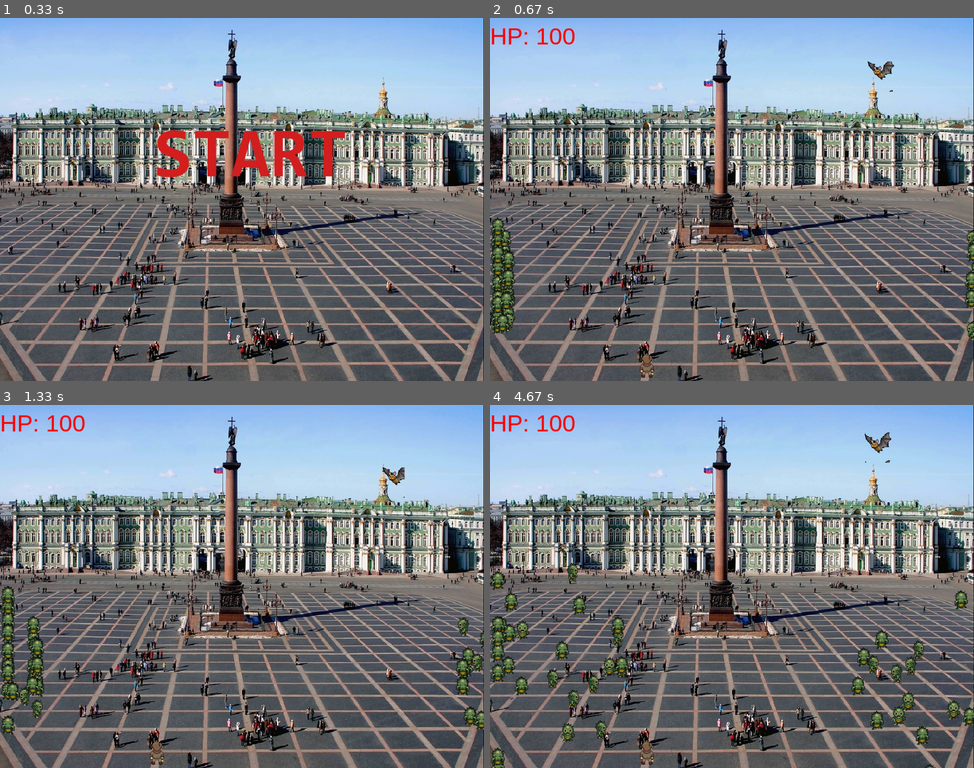
Above: before the commit, frames 1-4 (two rows, left to right).
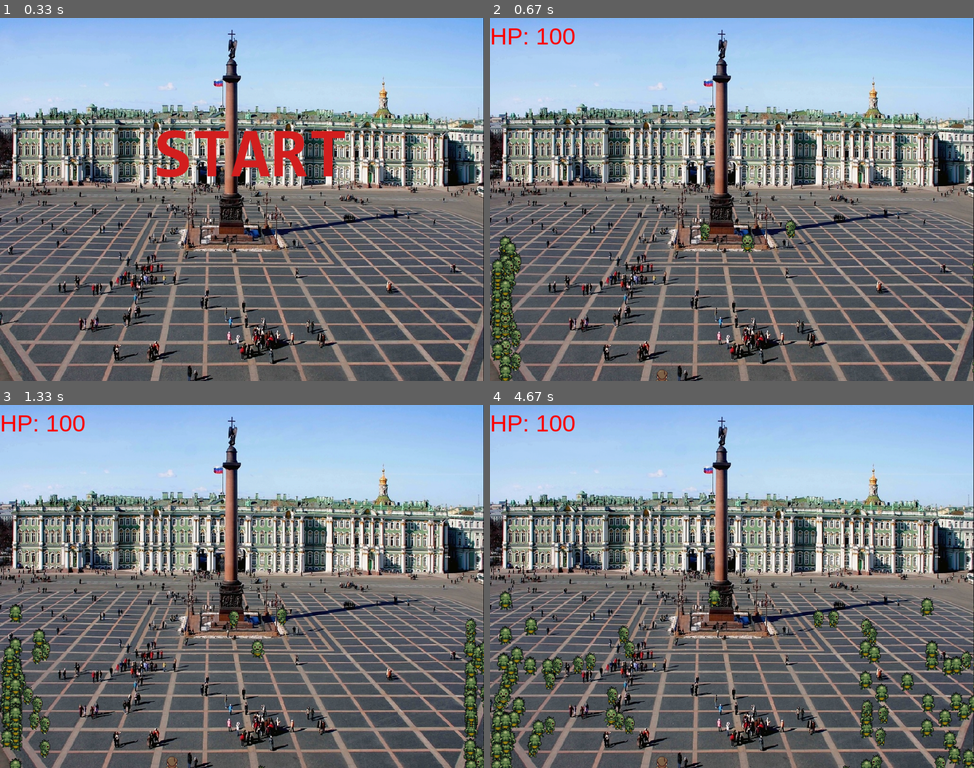
Above: after the commit, the same moments.

Repository: livington/PetersburgVampires
Game: pygame game, started from main.py
Two runs of this game, one before a commit and one after it. Both use one fixed random seed, a clock stepped at 60 frames per second and the inputs below.
Inputs:
- Up to frame 1 (0.33 s): no input
- Up to frame 2 (0.67 s): tap Keypad Enter at 0.33 s
- Up to frame 3 (1.33 s): no input
- Up to frame 4 (4.67 s): no input

Frame 1 is identical in both runs. In frame 2, 2.7% of the frame differs, in the area x 0-100%, y 11-100%; in frame 3, 4.7%; in frame 4, 9.0%, in the area x 0-100%, y 7-100%.

Commit message:
a lot of changes including Regular Net for processing of reactions

Diff:
--- a/Constants.py
+++ b/Constants.py
@@ -5,6 +5,7 @@
 
 SCREEN_WIDTH_np = np.array([SCREEN_WIDTH, 0])
 SCREEN_HEIGHT_np = np.array([0, SCREEN_HEIGHT])
+
 
 UP = 0
 DOWN = 1
@@ -48,7 +49,10 @@
 VAMPIRE_SIZE = [64, 64]
 ZOMBIE_SIZE = [32, 64]
 
-ZOMBIES_AMOUNT = 50
+ZOMBIES_AMOUNT = 100
+
+GRID_WIDTH = int(SCREEN_WIDTH/ZOMBIE_SIZE[X]*2)
+GRID_HEIGHT = int(SCREEN_HEIGHT/ZOMBIE_SIZE[X]*2)
 
 PLAYER_SPEED = 5
 VAMPIRE_SPEED = 2
--- a/Persons.py
+++ b/Persons.py
@@ -24,15 +24,14 @@
         self.MP = MAX_MP
         self.state = ALIVE
         self.speed = speed
-        # self.direction = random.choice([LEFT, RIGHT, UP, DOWN])
-        # self.position = start_position
         self.game_zone = game_zone
         self.images = []
         self.animation = {'view': 0, 'count': 0}
         self.image_size = image_size
         """test NumPy"""
         self.direction_np = random.choice([LEFT_np, RIGHT_np, UP_np, DOWN_np])
-        self.position_np = np.array([start_position[X], start_position[Y]])
+        self.position_np = np.array([start_position[X] + image_size[X] / 2,
+                                     start_position[Y] + image_size[Y] / 2])
         """test view zone"""
         self.visible_objects = None
         self.input_msg = deque()
@@ -173,7 +172,8 @@
     и установил дефолтные значения для изображения
     """
 
-    def __init__(self, damage=0.05,
+    def __init__(self,
+                 damage=0.05,
                  image_path=BAT_PNG_PATH,
                  image_size=VAMPIRE_SIZE,
                  speed=VAMPIRE_SPEED,
@@ -230,31 +230,32 @@
             Enemy.motions(self)
 
     def reaction(self):
-        """Get a reaction depending of a type of visible object"""
+        """Get a depending reaction of a type of visible object"""
 
         if type(self.visible_objects) is Player:
-            vec_distance = self.visible_objects.position_np - (self.position_np - 5)
-            vec_enemy_view = np.dot(vec_distance, self.direction_np)
-            """if Zombie see Player it will be move and won't change his direction"""
-            if vec_enemy_view > 0 and norm(vec_distance, 2) <= self.catch:
-                self.state = CATCH
-            # If zombie doesn't see Player it will turn to player
-            elif self.damage_zone < norm(vec_distance, 2) <= self.catch:  # a trying to turn right
-                temp = np.dot(self.direction_np.T, MTX_TURN_RIGHT)
-                if np.dot(temp, self.visible_objects.position_np - self.position_np) > 0:
-                    # if it ok we will save temp to enemy's direction
-                    self.direction_np = temp
-                else:
-                    self.direction_np = -1 * temp  # either turn to left
-            # if player are in damage zone Zombie will attack him
-            elif norm(vec_distance, 2) < self.damage_zone:
-                self.punch(self.visible_objects)
-            # pass
+            # vec_distance = self.visible_objects.position_np - (self.position_np - 5)
+            # vec_enemy_view = np.dot(vec_distance, self.direction_np)
+            # """if Zombie see Player it will be move and won't change his direction"""
+            # if vec_enemy_view > 0 and norm(vec_distance, 2) <= self.catch:
+            #     self.state = CATCH
+            # # If zombie doesn't see Player it will turn to player
+            # elif self.damage_zone < norm(vec_distance, 2) <= self.catch:  # a trying to turn right
+            #     temp = np.dot(self.direction_np.T, MTX_TURN_RIGHT)
+            #     if np.dot(temp, self.visible_objects.position_np - self.position_np) > 0:
+            #         # if it ok we will save temp to enemy's direction
+            #         self.direction_np = temp
+            #     else:
+            #         self.direction_np = -1 * temp  # either turn to left
+            # # if player are in damage zone Zombie will attack him
+            # if norm(vec_distance, 2) < self.damage_zone:
+            #     self.punch(self.visible_objects)
+            #     self.state = CATCH
+            pass
         elif type(self.visible_objects) is Zombie and self.state is not CATCH:
             vec_distance = self.visible_objects.position_np - self.position_np
             vec_enemy_view = np.dot(vec_distance, self.direction_np)
             """if Zombie see Player it will be move and won't change his direction"""
-            if vec_enemy_view > 0 and norm(vec_distance, 2) <= 5:
+            if vec_enemy_view > 0 and norm(vec_distance, 2) <= 15:
                 self.direction_np = -1 * self.direction_np
                 self.visible_objects.direction_np = -1 * self.visible_objects.direction_np
             self.state = MOVE
--- a/lib.py
+++ b/lib.py
@@ -54,3 +54,7 @@
         main.visible_objects = sub
     else:
         main.visible_objects = None
+
+
+def by_position_x_get_key(obj):
+    return obj.position_np[X]
--- a/main.py
+++ b/main.py
@@ -60,12 +60,31 @@
     def add_enemies(self):
         """add all enemies"""
 
-        for i in range(1):
-            self.all_objects.append(Bat(start_position=[random.randint(0, SCREEN_WIDTH), random.randint(0, 200)]))
+        # for i in range(1):
+        #     self.all_objects.append(Bat(start_position=[random.randint(0, SCREEN_WIDTH), random.randint(0, 200)]))
         """adding zombies, half to left side and half to other"""
         for i in range(ZOMBIES_AMOUNT):
-            self.all_objects.append(Zombie(name="zombie " + str(i), start_position=[SCREEN_WIDTH*int(i > ZOMBIES_AMOUNT / 2),
-                                                       random.randint(400, 700)]))
+            self.all_objects.append(Zombie(name="zombie " + str(i),
+                                           start_position=[SCREEN_WIDTH*int(i > ZOMBIES_AMOUNT / 2),
+                                           random.randint(400, 700)]))
+
+        """add 2 zombies to test a change direction algorithm"""
+        zombie_left = Zombie(name="zombie1 ", start_position=[400, SCREEN_HEIGHT / 2])
+        zombie_left.direction_np = RIGHT_np
+        self.all_objects.append(zombie_left)
+
+        zombie_right = Zombie(name="zombie1 ", start_position=[SCREEN_WIDTH-400, SCREEN_HEIGHT / 2])
+        zombie_right.direction_np = LEFT_np
+        self.all_objects.append(zombie_right)
+
+        zombie_up = Zombie(name="zombie1 ", start_position=[SCREEN_WIDTH/2, SCREEN_HEIGHT/2])
+        zombie_up.direction_np = DOWN_np
+        self.all_objects.append(zombie_up)
+
+        zombie_down = Zombie(name="zombie1 ", start_position=[SCREEN_WIDTH/2, SCREEN_HEIGHT])
+        zombie_down.direction_np = UP_np
+        self.all_objects.append(zombie_down)
+
         # self.all_objects.extend(self.enemies)
 
     """check all objects"""
@@ -95,12 +114,57 @@
                         self.player.HP = MAX_HP
                         self.all_objects.append(self.player)
                         self.add_enemies()
-                    for main_obj in self.all_objects:
-                        for sub_obj in self.all_objects:
-                            if main_obj is not sub_obj:
-                                main_obj.get_visible_obj(sub_obj)
-                                main_obj.reaction()
-                        main_obj.motions()
+
+                    """push grid"""
+                    grid = {}
+                    for obj in self.all_objects:
+                        x = int(obj.position_np[X]/ZOMBIE_SIZE[X]*2)
+                        y = int(obj.position_np[Y]/ZOMBIE_SIZE[X]*2)
+
+                        grid[x*y] = obj
+
+                    """check position in grid"""
+                    for obj in self.all_objects:
+                        x = int(obj.position_np[X] / ZOMBIE_SIZE[X] * 2)
+                        y = int(obj.position_np[Y] / ZOMBIE_SIZE[X] * 2)
+
+                        # for i in range(-1, 2):
+                        #     for j in range(-1, 2):
+                        #         if grid.get((x + i) * (y + j)) is not None:
+                        #             obj.visible_objects = grid.get((x + i) * (y + j))
+                        #             obj.reaction()
+
+                        if np.dot(obj.direction_np, UP_np) == 0 or np.dot(obj.direction_np, DOWN_np):
+                            radx = [-5, 4]
+                            if np.dot(obj.direction_np, UP_np) == 0:
+                                rady = [0, 4]
+                            else:
+                                rady = [-5, 0]
+                        else:
+                            rady = [-5, 4]
+                            if np.dot(obj.direction_np, RIGHT_np):
+                                radx = [0, 4]
+                            else:
+                                radx = [-5, 0]
+
+                        for i in range(radx[MIN], radx[MAX]):
+                            for j in range(rady[MIN], rady[MAX]):
+                                if grid.get((x + i) * (y + j)) is not None:
+                                    obj.visible_objects = grid.get((x + i) * (y + j))
+                                    obj.reaction()
+
+                        obj.motions()
+
+                    # self.all_objects.sort(key=by_position_x_get_key)
+                    # for main_obj in self.all_objects:
+                    #     for sub_obj in self.all_objects:
+                    #         if main_obj is not sub_obj and \
+                    #                                 main_obj.position_np[X] + 5 > sub_obj.position_np[X] - 5:
+                    #             # main_obj.get_visible_obj(sub_obj)
+                    #             main_obj.visible_objects = sub_obj
+                    #             main_obj.reaction()
+                    #     main_obj.motions()
+
                     self.check_player_hp()
                     pygame.display.flip()
                 elif self.state == END:
